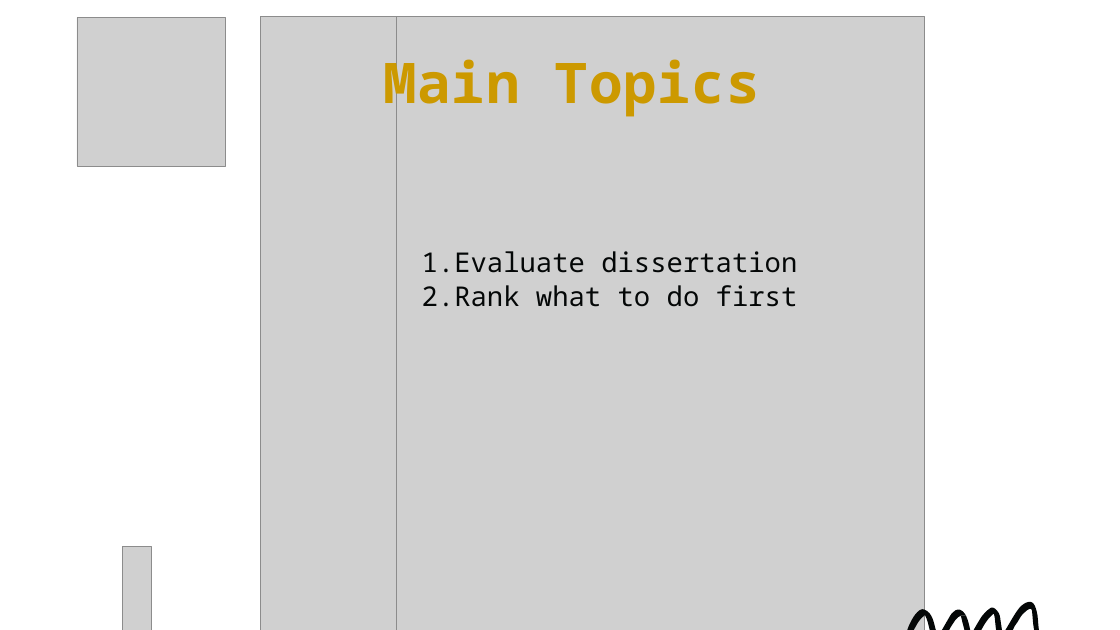
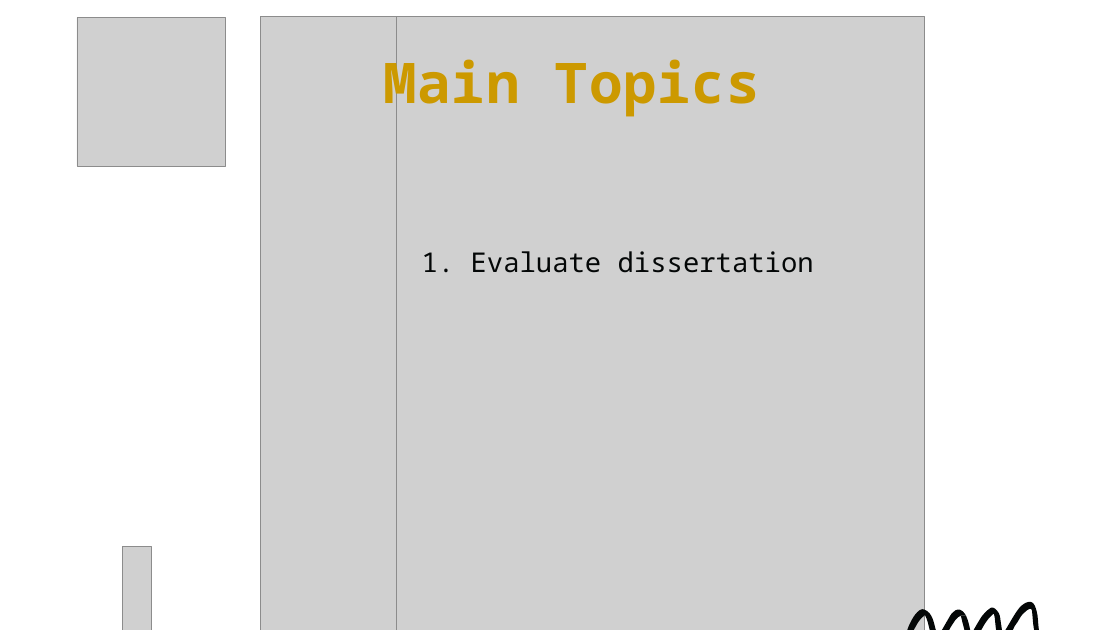
Before and after one commit to andrewwu531/final_year_dissertation, a slide deck: slide 3 of Documentations/Supervisor Meeting PowerPoints/13._Supervisor_Meeting_12Feb21.pptx. Drawn at 1120x630 pixels with LibreOffice and Linux fonts; fonts in the diff are those of the drawing; grey boxes stand for pictures. Boxes give left, top, right and bottom in pixels: in the first picture for what was removed or moved away, otherwise in the second. Text is boxed around its words. In the diff, an @@ line names an element or a change of style, - is before the commit and + after.

Commit message:
dissertation

```diff
--- a/Documentations/Supervisor Meeting PowerPoints/13._Supervisor_Meeting_12Feb21.pptx
+++ b/Documentations/Supervisor Meeting PowerPoints/13._Supervisor_Meeting_12Feb21.pptx
@@ text at (x1=422, y1=251, x2=814, y2=273): text changed @@
-1. Evaluate dissertation
-2. Rank what to do first
+1. Evaluate dissertation
```
Also in this commit, not shown: 1 other slide changed, 1 slide removed, 2 other files.
